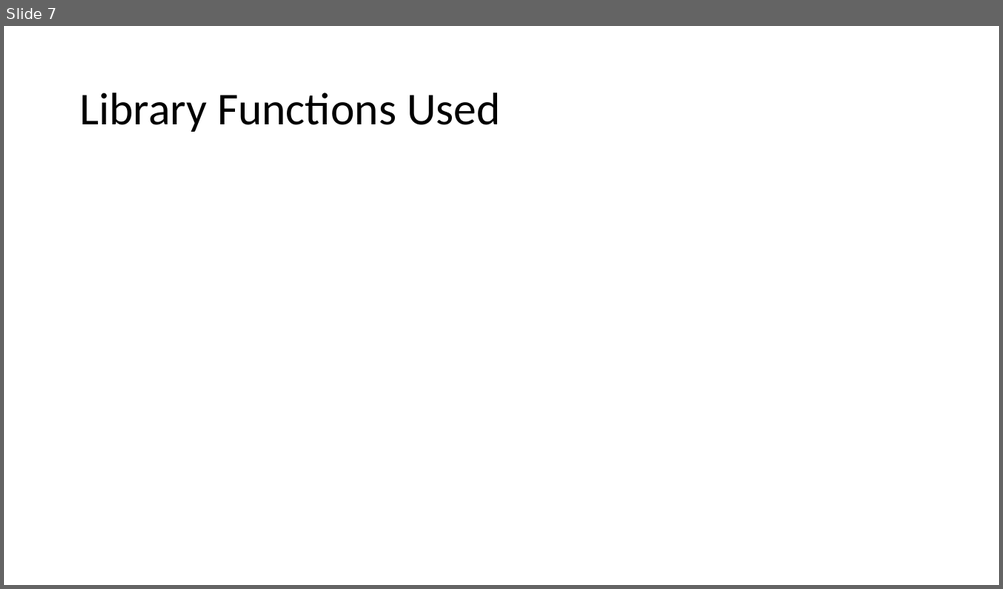
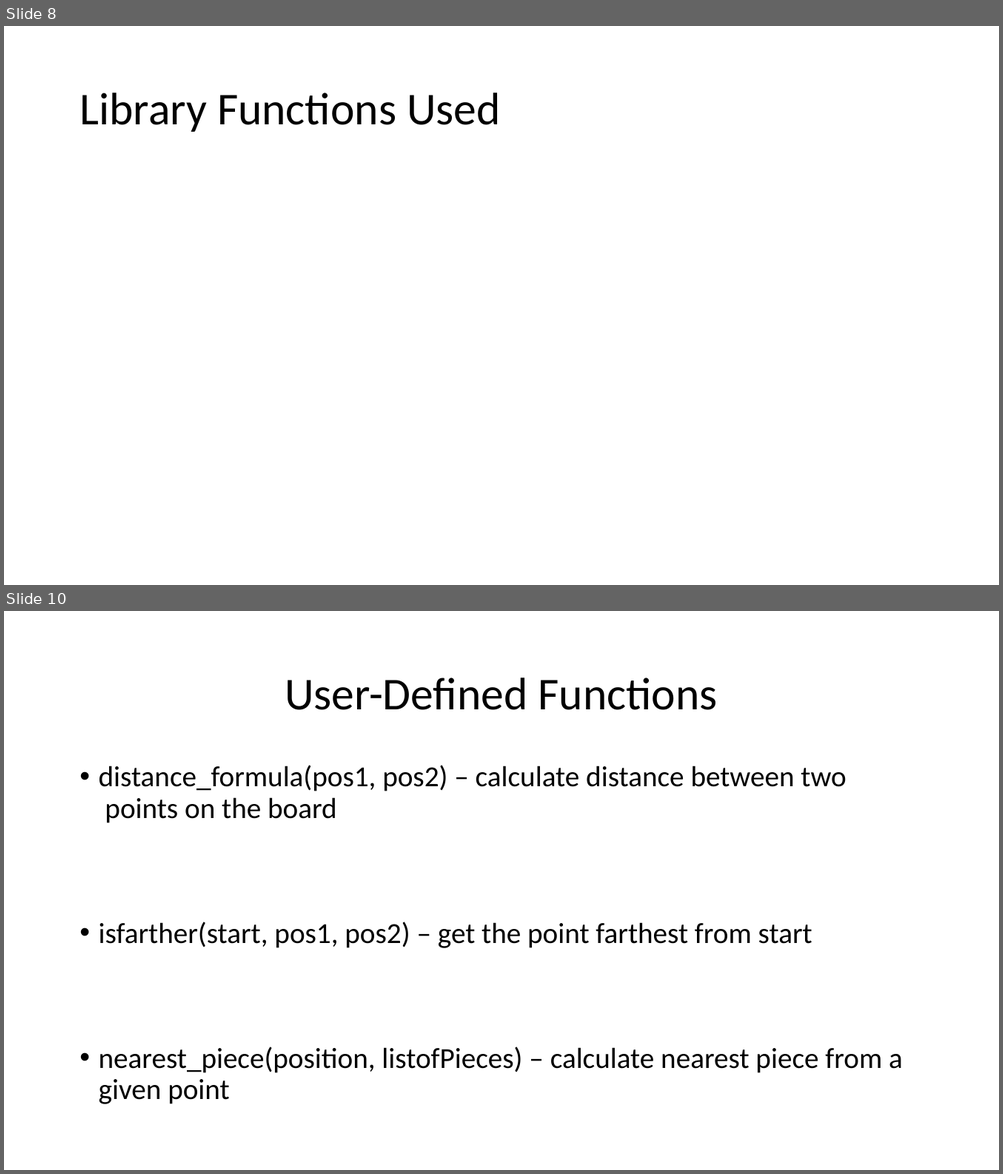
Before and after one commit to chattarajoy/Shatranj, a slide deck: MEDIA/presentation.pptx. Shown one above the other, each under a label of ours: slide 7 before the commit, slides 8 and 10 after it; the slides between them are not shown. The pictures are 1003x589 and 1003x1174 pixels, drawn with LibreOffice and Linux fonts; fonts in the diff are those of the drawing. Boxes give left, top, right and bottom in pixels: in the first picture for what was removed or moved away, otherwise in the second. Text is boxed around its words. In the diff, an @@ line names an element or a change of style, - is before the commit and + after.

```diff
--- a/MEDIA/presentation.pptx
+++ b/MEDIA/presentation.pptx
@@ slide 10 added at [4,611,999,1170], background #FFFFFF @@
@@ title added at [284,678,717,710], 44 pt, text #000000 @@
+User-Defined Functions
@@ text added at [99,765,902,1105], 28 pt, text #000000 @@
+• distance_formula(pos1, pos2) – calculate distance between two points on the board
+• isfarther(start, pos1, pos2) – get the point farthest from start
+• nearest_piece(position, listofPieces) – calculate nearest piece from a given point
@@ what was slide 7 is now slide 8 @@
```
Also in this commit, not shown: 6 slides changed, 3 other slides added, 1 slide removed, 4 other files.
